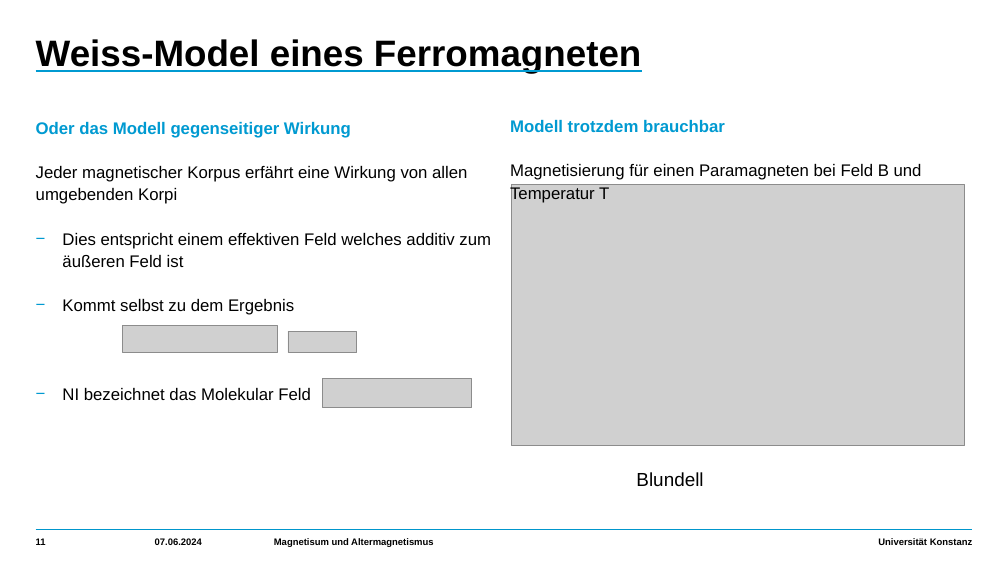
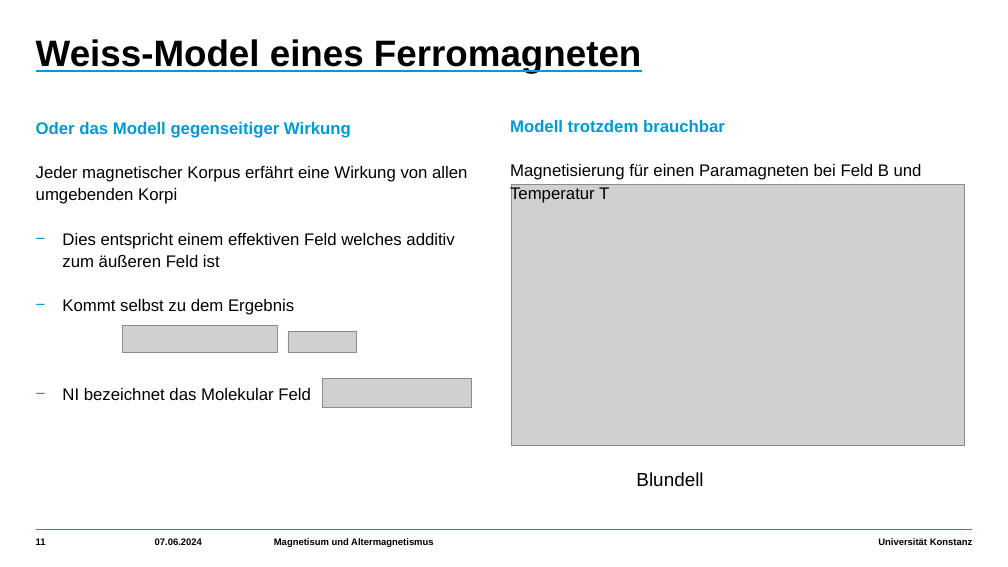
Before and after one commit to HolykingJulex/EstimateSeminar, a slide deck: slide 11 of Vortrag.pptx. Drawn at 1008x567 pixels with LibreOffice and Linux fonts; fonts in the diff are those of the drawing; grey boxes stand for pictures. Boxes give left, top, right and bottom in pixels: in the first picture for what was removed or moved away, otherwise in the second. Text is boxed around its words. In the diff, an @@ line names an element or a change of style, - is before the commit and + after.

```diff
--- a/Vortrag.pptx
+++ b/Vortrag.pptx
@@ text "Oder das Modell gegenseitiger Wirkung" rewrapped from (x1=36, y1=122, x2=491, y2=400) to (x1=36, y1=122, x2=467, y2=400) @@
```
Also in this commit, not shown: 7 other slides changed, 1 slide added, 2 other files.
